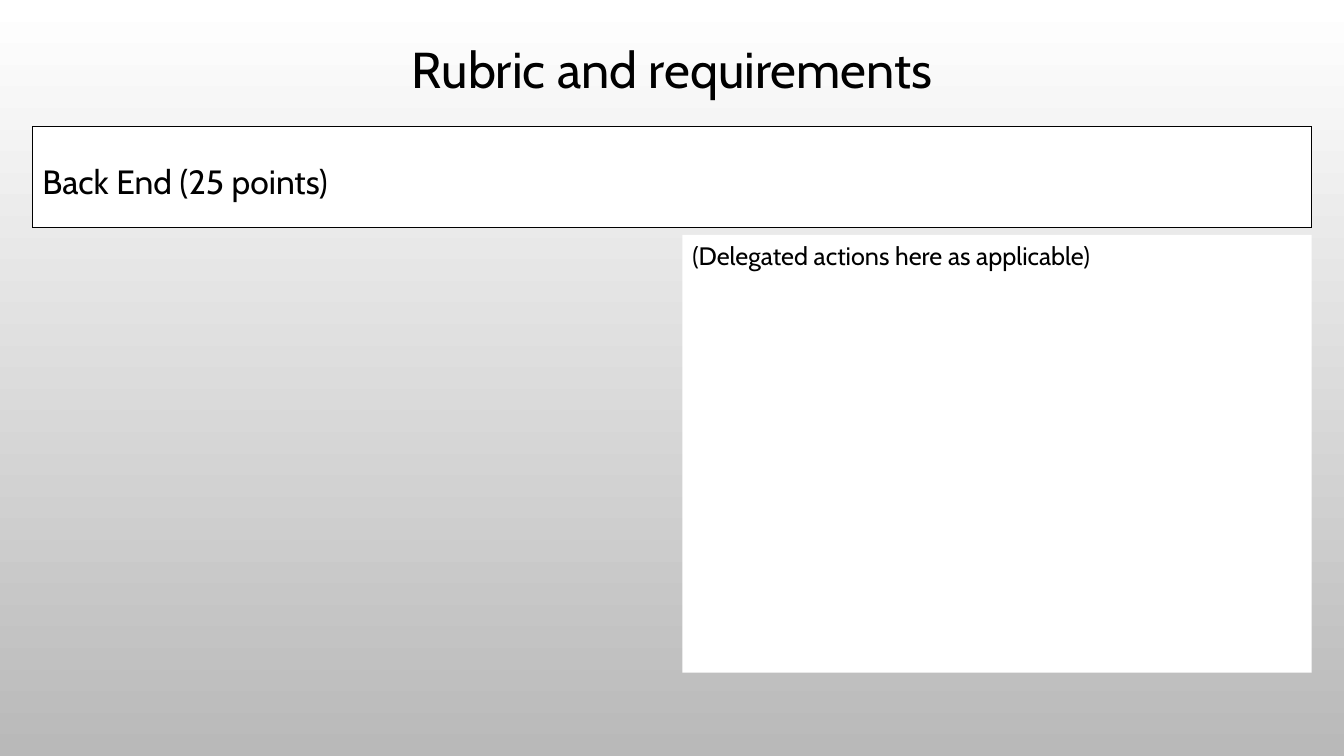
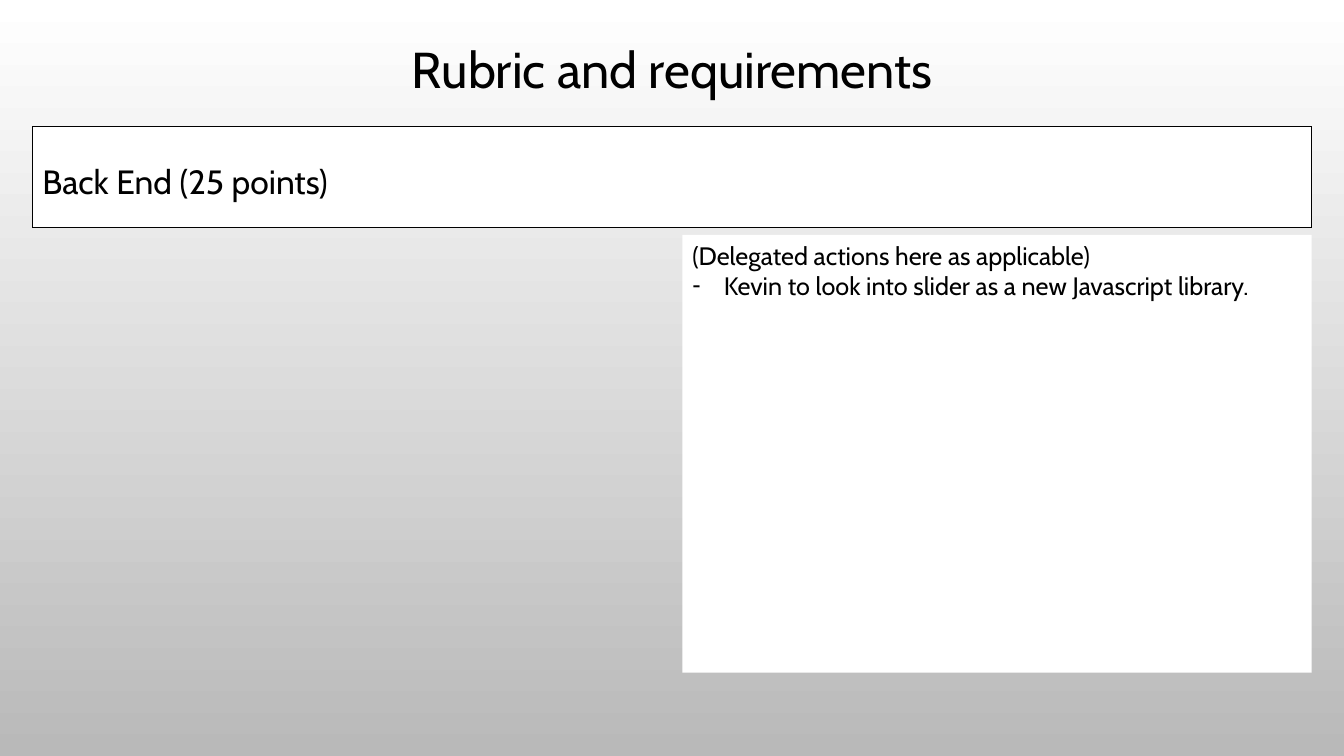
Before and after one commit to Evdawg/Project_3_Mosquito-borne_Diseases, a slide deck: slide 5 of Project_3_outline.pptx. Drawn at 1344x756 pixels with LibreOffice and Linux fonts; fonts in the diff are those of the drawing; background and template pictures are left out. Boxes give left, top, right and bottom in pixels: in the first picture for what was removed or moved away, otherwise in the second. Text is boxed around its words. In the diff, an @@ line names an element or a change of style, - is before the commit and + after.

```diff
--- a/Project_3_outline.pptx
+++ b/Project_3_outline.pptx
@@ text in rectangle at <box>724,276,1248,301</box>: paragraph added @@
+– Kevin to look into slider as a new Javascript library.
```
Also in this commit, not shown: 2 other slides changed.
